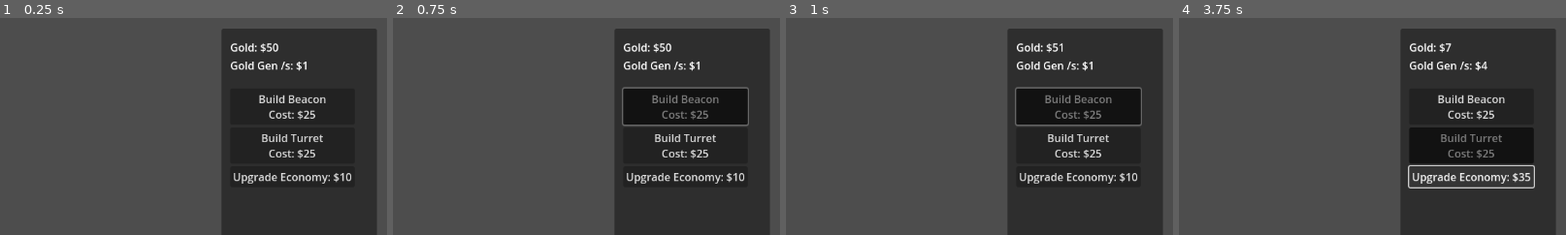
Above: before the commit, frames 1-4 (left to right).
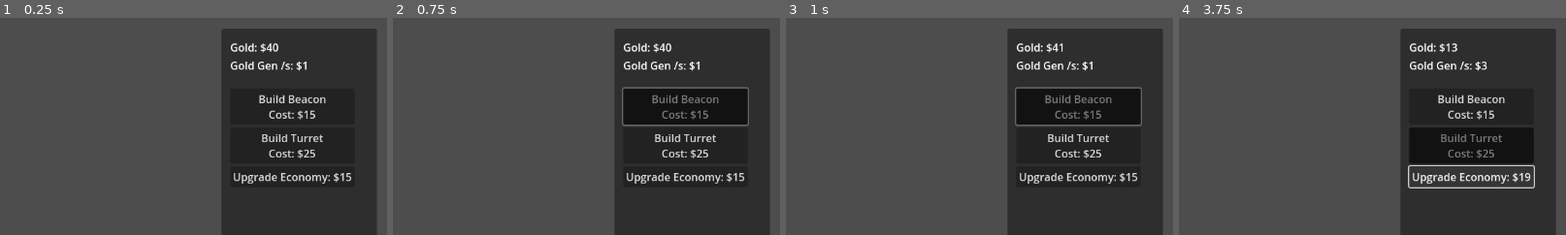
Above: after the commit, the same moments.

Repository: Li05j/it-spreads-gamejam
Game: Godot game, scene res://scenes/main/main.tscn
Same seed, same stepped clock (60 frames per second), same inputs: the game is played once before the commit and once after it.
Inputs:
- Up to frame 1 (0.25 s): no input
- Up to frame 2 (0.75 s): click "Build Beacon Cost: $25" (after the commit: "Build Beacon Cost: $15") at 0.5 s
- Up to frame 3 (1 s): no input
- Up to frame 4 (3.75 s): click "Build Turret Cost: $25" at 1.25 s; click "Upgrade Economy: $10" (after the commit: "Upgrade Economy: $15") at 2 s; click "Upgrade Economy: $15" (after the commit: "Upgrade Economy: $17") at 2.75 s; click "Upgrade Economy: $23" (after the commit: "Upgrade Economy: $19") at 3.5 s
The pictures show only the part of the screen within x 50-100%, y 0-50%; the shares and areas given below are measured in that part.

The runs differ from the first frame. In frame 1, 0.1% of the frame differs, in the area x 68-91%, y 11-76%; in frame 2, 0.1%; in frame 3, 0.1%; in frame 4, 0.2%.

Commit message:
Some more balance.

Diff:
--- a/scenes/main/main.tscn
+++ b/scenes/main/main.tscn
@@ -62,7 +62,7 @@
 toggle_mode = true
 button_group = ExtResource("2_ojkpf")
 text = "Build Beacon
-Cost: $25"
+Cost: $15"
 
 [node name="buildTurretButton" type="Button" parent="canvas/controlPanel/VBox"]
 layout_mode = 2
--- a/utility/constants.gd
+++ b/utility/constants.gd
@@ -5,12 +5,12 @@
 const MAP_WIDTH = 24
 const MAP_HEIGHT = 24
 
-const INITIAL_GOLD = 50
+const INITIAL_GOLD = 40
 const GOLD_PER_INTERVAL = 1
 
 # Purchasables
 const TURRET_PRICE = 25
-const BEACON_PRICE = 25
+const BEACON_PRICE = 10
 const TURRET_PLACEMENT_RADIUS = 1 # turret placement radius increase
 const BEACON_PLACEMENT_RADIUS = 3 # beacon placement radius increase
 
@@ -31,5 +31,5 @@
 # Economy
 const INITIAL_GOLD_GEN = 1
 const GOLD_GEN_INCREASE = 1
-const INITIAL_ECONOMY_UPGRADE_PRICE = 10
-const UPGRADE_PRICE_INCREASE_RATE = 1.5
+const INITIAL_ECONOMY_UPGRADE_PRICE = 15
+const UPGRADE_PRICE_INCREASE_RATE = 1.1
